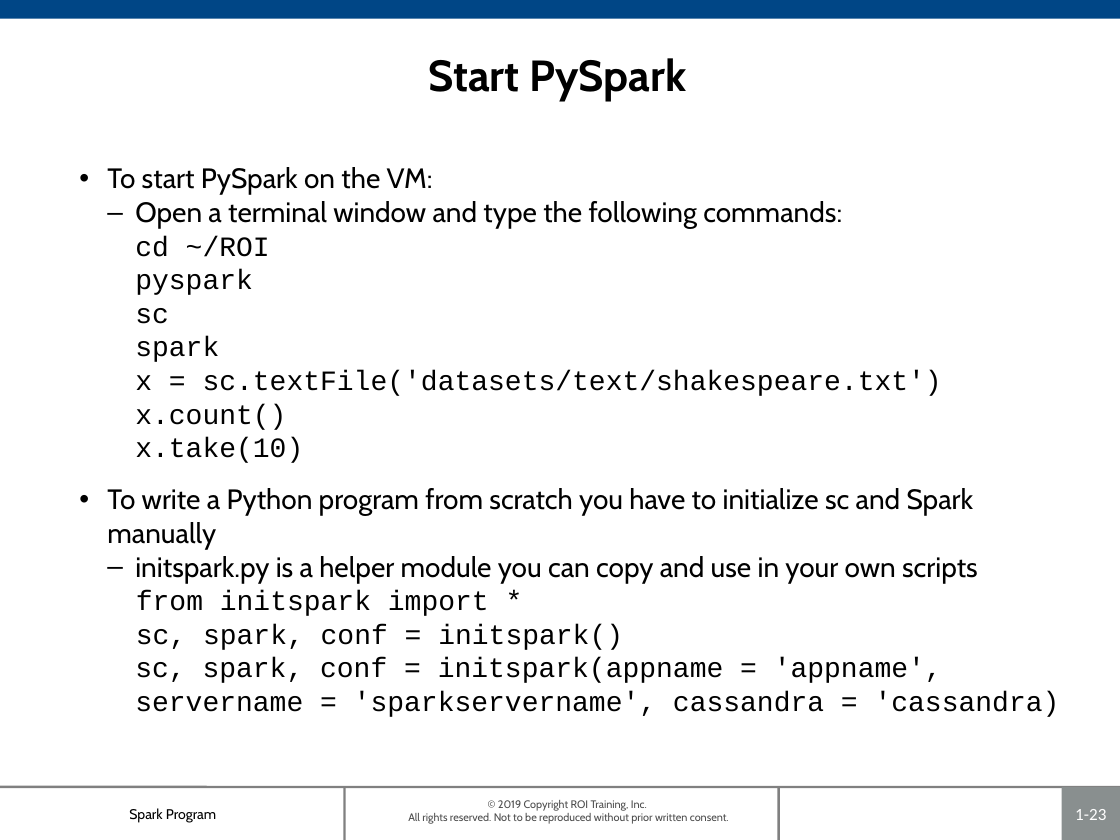
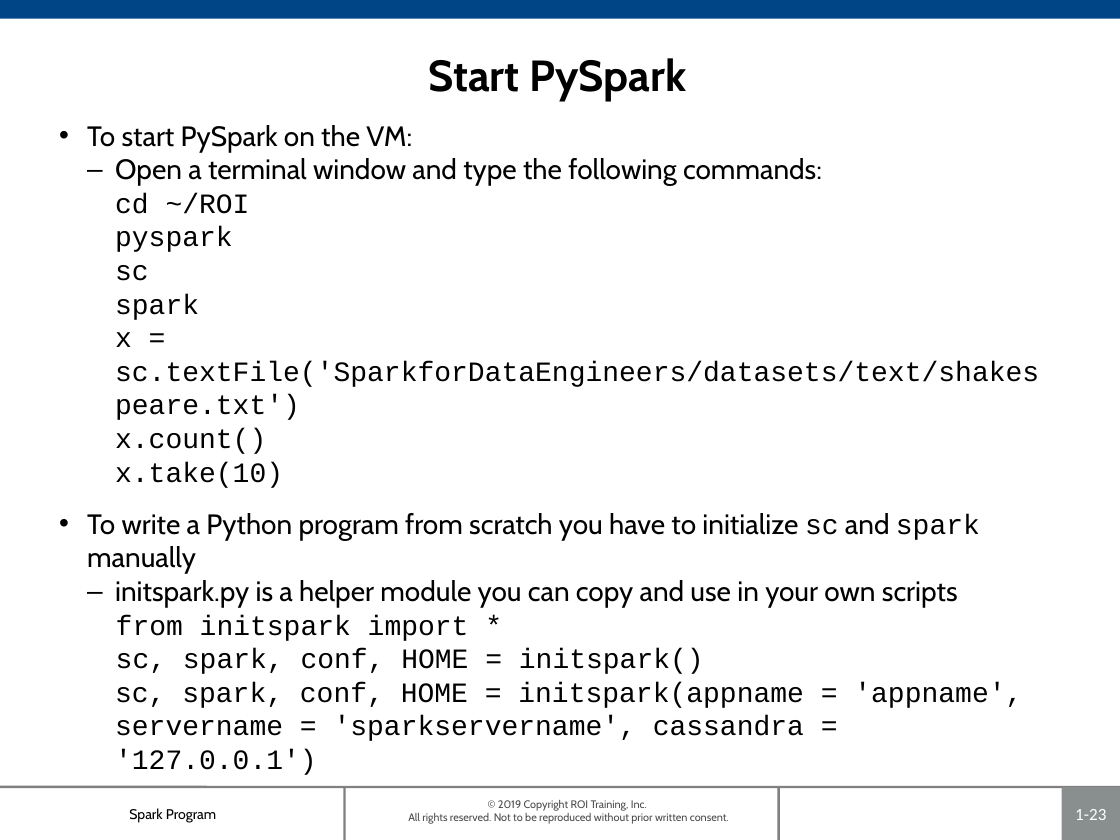
Before and after one commit to roitraining/SparkforDataEngineers, a slide deck: slide 23 of Ch01_IntroToSpark.pptx. Drawn at 1120x840 pixels with LibreOffice and Linux fonts; fonts in the diff are those of the drawing; background and template pictures are left out. Boxes give left, top, right and bottom in pixels: in the first picture for what was removed or moved away, otherwise in the second. Text is boxed around its words. In the diff, an @@ line names an element or a change of style, - is before the commit and + after.

```diff
--- a/Ch01_IntroToSpark.pptx
+++ b/Ch01_IntroToSpark.pptx
@@ text "To start PySpark on the ...": place and size @@
-text "To start PySpark on the ..." at (107, 167, 1060, 717)
+text "To start PySpark on the ..." at (87, 125, 1039, 736)
@@ text at (115, 332, 1039, 420): text changed @@
-    x = sc.textFile('datasets/text/shakespeare.txt')
+    x = sc.textFile('SparkforDataEngineers/datasets/text/shakespeare.txt')
@@ text at (87, 513, 980, 574): text changed @@
-• To write a Python program from scratch you have to initialize sc and Spark manually
+• To write a Python program from scratch you have to initialize sc and spark manually
@@ text at (115, 648, 1022, 736): text changed @@
-  sc, spark, conf = initspark()
-    sc, spark, conf = initspark(appname = 'appname', servername = 'sparkservername', cassandra = 'cassandra)
+  sc, spark, conf, HOME = initspark()
+    sc, spark, conf, HOME = initspark(appname = 'appname', servername = 'sparkservername', cassandra = '127.0.0.1')
```
Also in this commit, not shown: 3 other slides changed, 2 other files.
